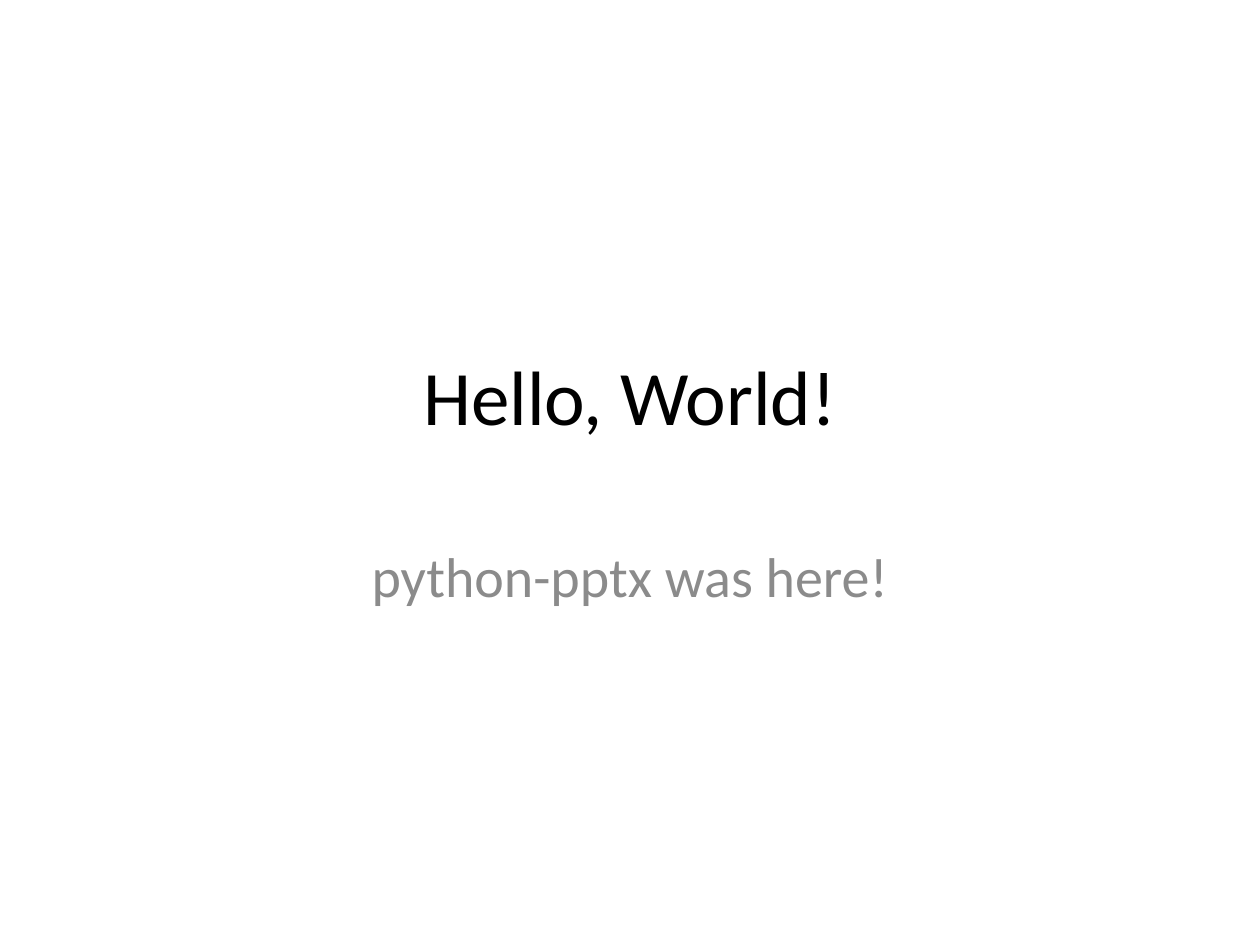
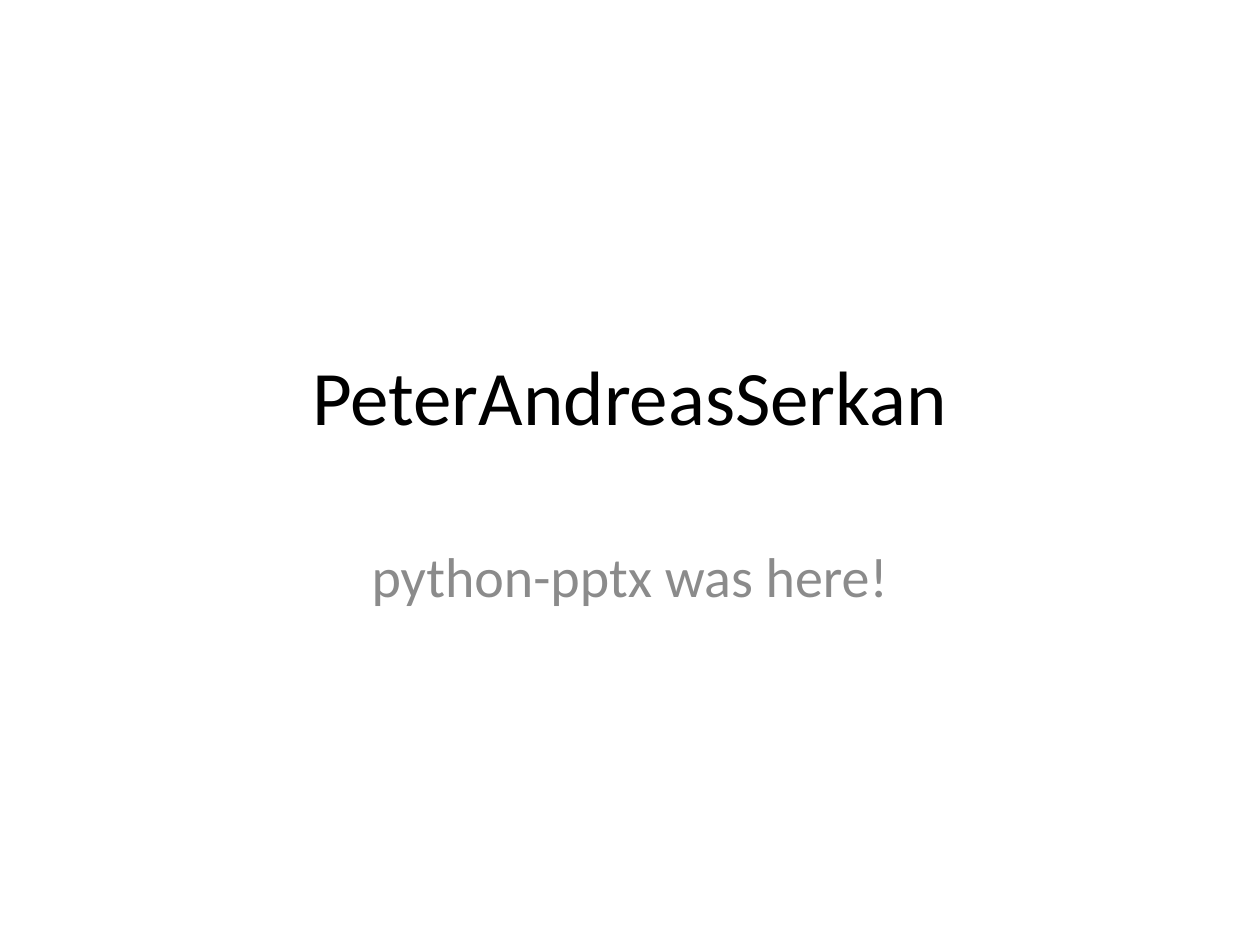
Before and after one commit to 2Fraennk/python-practise, a slide deck: slide 1 of officeStuff/powerpoint/test.pptx. Drawn at 1260x945 pixels with LibreOffice and Linux fonts; fonts in the diff are those of the drawing. Boxes give left, top, right and bottom in pixels: in the first picture for what was removed or moved away, otherwise in the second. Text is boxed around its words. In the diff, an @@ line names an element or a change of style, - is before the commit and + after.

```diff
--- a/officeStuff/powerpoint/test.pptx
+++ b/officeStuff/powerpoint/test.pptx
@@ title at (x1=312, y1=371, x2=946, y2=426): text changed @@
-Hello, World!
+PeterAndreasSerkan
```
Also in this commit, not shown: 2 slides added, 4 other files.
